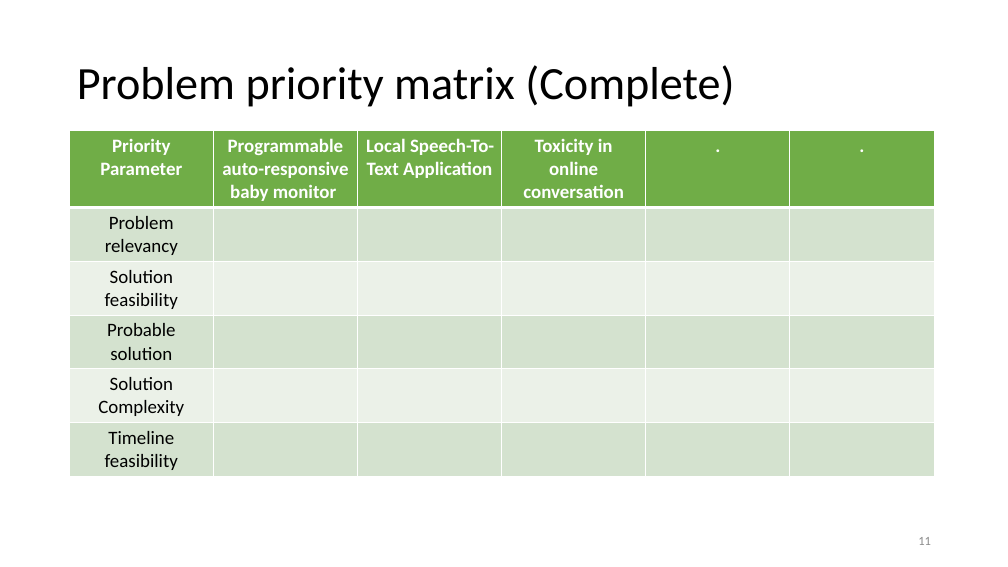
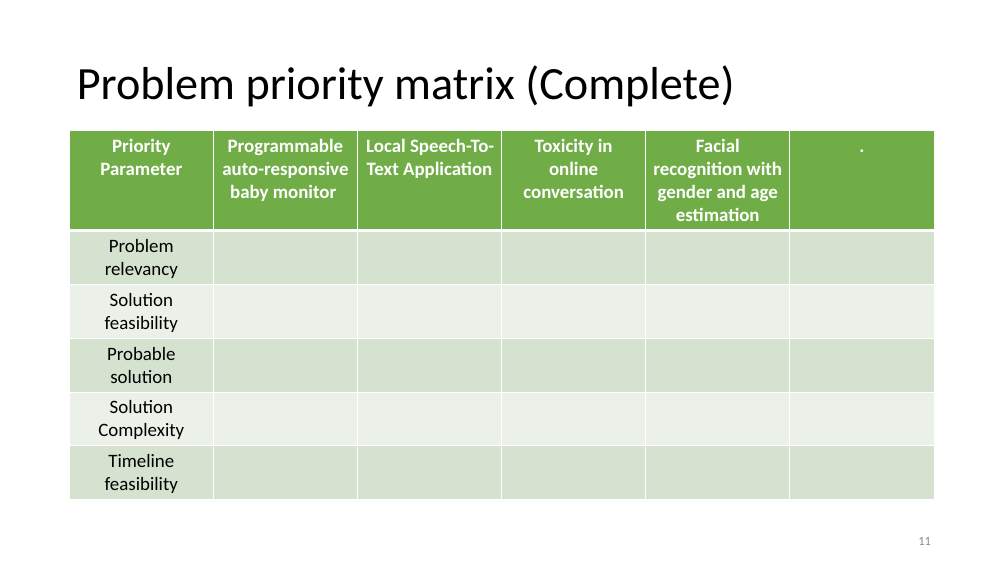
Before and after one commit to kumar-shridhar/Online-Toxicity-Detection, a slide deck: slide 11 of org/Presentation/powerpoint.pptx. Drawn at 1008x567 pixels with LibreOffice and Linux fonts; fonts in the diff are those of the drawing; background and template pictures are left out. Boxes give left, top, right and bottom in pixels: in the first picture for what was removed or moved away, otherwise in the second. Text is boxed around its words. In the diff, an @@ line names an element or a change of style, - is before the commit and + after.

```diff
--- a/org/Presentation/powerpoint.pptx
+++ b/org/Presentation/powerpoint.pptx
@@ table at bbox=[70, 131, 936, 497] @@
-row 1, column 5: .
+row 1, column 5: Facial recognition with gender and age estimation
```
Also in this commit, not shown: 1 other slide changed, 6 other files.
